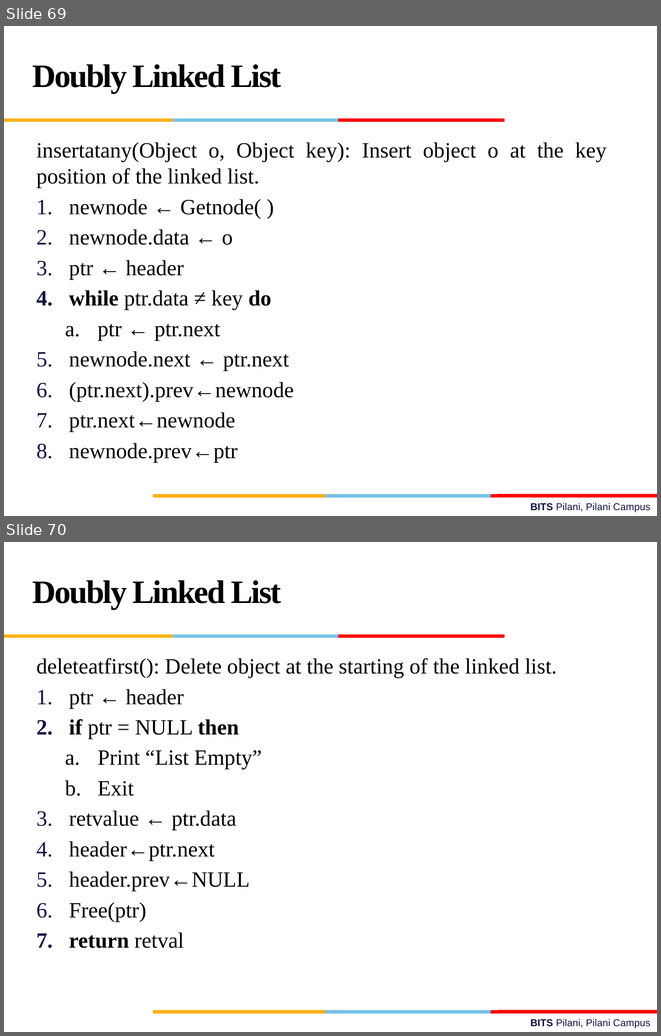
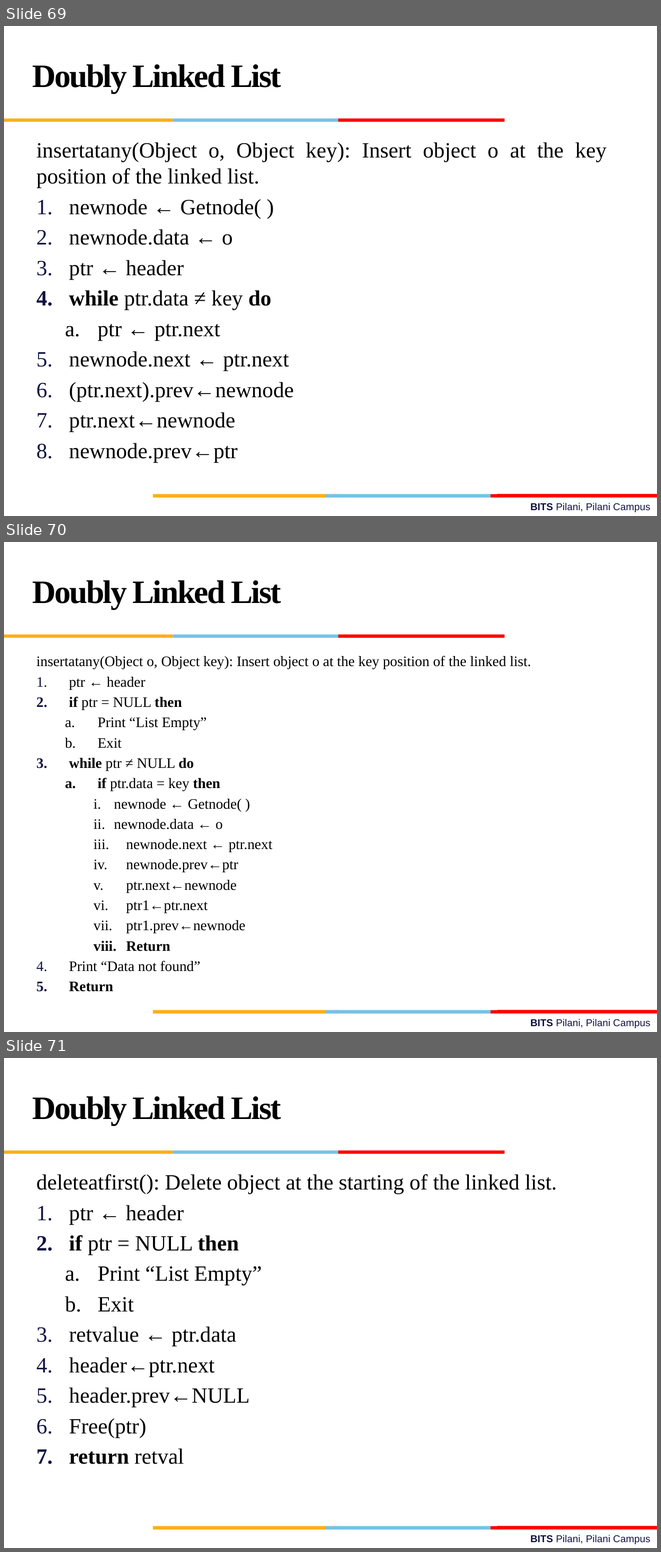
Before and after one commit to sagarchothani/BITS, a slide deck: Sem-1/Subjects/S2-23_SSZG519_Data Structures and Algorithms Design/Lectures CH/L2/L2_Elementary Data Structures.pptx. Shown one above the other, each under a label of ours: slides 69 and 70 before the commit, slides 69, 70 and 71 after it. The pictures are 661x1036 and 661x1552 pixels, drawn with LibreOffice and Linux fonts; fonts in the diff are those of the drawing; background and template pictures are left out. Boxes give left, top, right and bottom in pixels: in the first picture for what was removed or moved away, otherwise in the second. Text is boxed around its words. In the diff, an @@ line names an element or a change of style, - is before the commit and + after.

```diff
--- a/Sem-1/Subjects/S2-23_SSZG519_Data Structures and Algorithms Design/Lectures CH/L2/L2_Elementary Data Structures.pptx
+++ b/Sem-1/Subjects/S2-23_SSZG519_Data Structures and Algorithms Design/Lectures CH/L2/L2_Elementary Data Structures.pptx
@@ slide 70 added at (4, 542, 657, 1032), background #FFFFFF; not listed: 10 template elements that a slide beside it also shows @@
@@ text added at (32, 580, 281, 609), 36 pt, text #000000, bold @@
+Doubly Linked List
@@ text added at (36, 655, 531, 971), 16 pt, text #000000 @@
+insertatany(Object o, Object key): Insert object o at the key position of the linked list.
+1. ptr ← header
+2. if ptr = NULL then
+  a. Print “List Empty”
+  b. Exit
+3. while ptr ≠ NULL do
+  a. if ptr.data = key then
+    i. newnode ← Getnode( )
+    ii. newnode.data ← o
+    iii. newnode.next ← ptr.next
+    iv. newnode.prev←ptr
+    v. ptr.next←newnode
+    vi. ptr1←ptr.next
+    vii. ptr1.prev←newnode
+    viii. Return
+4. Print “Data not found”
+5. Return
@@ what was slide 70 is now slide 71 @@
```
Also in this commit, not shown: 3 slides changed, 1 other slide added, 17 other files.
